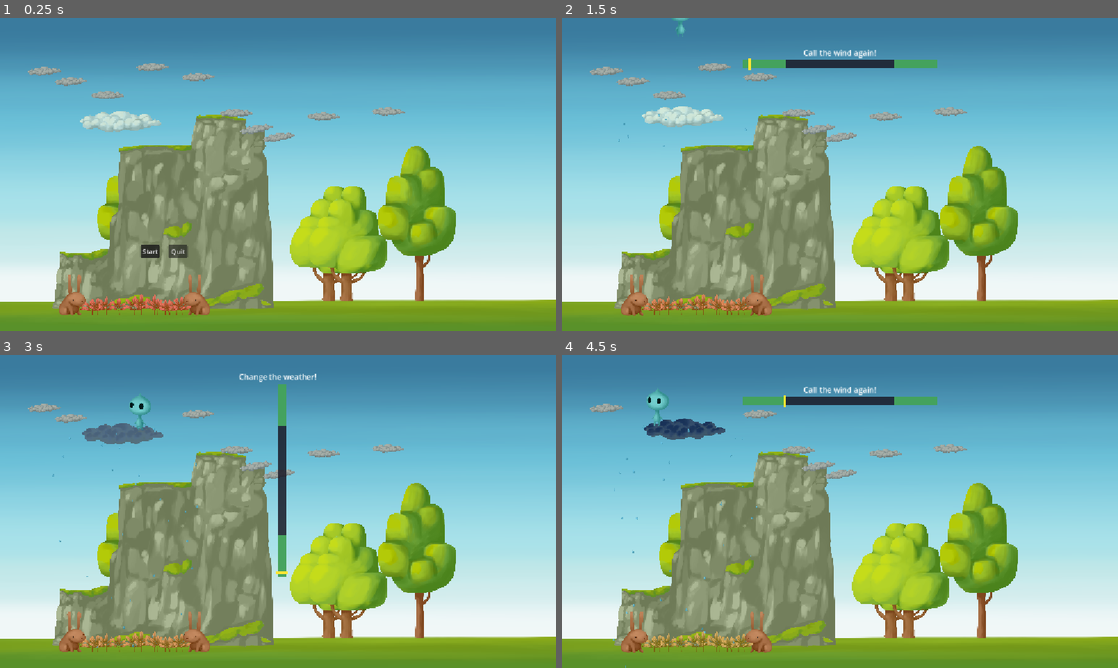
Above: before the commit, frames 1-4 (two rows, left to right).
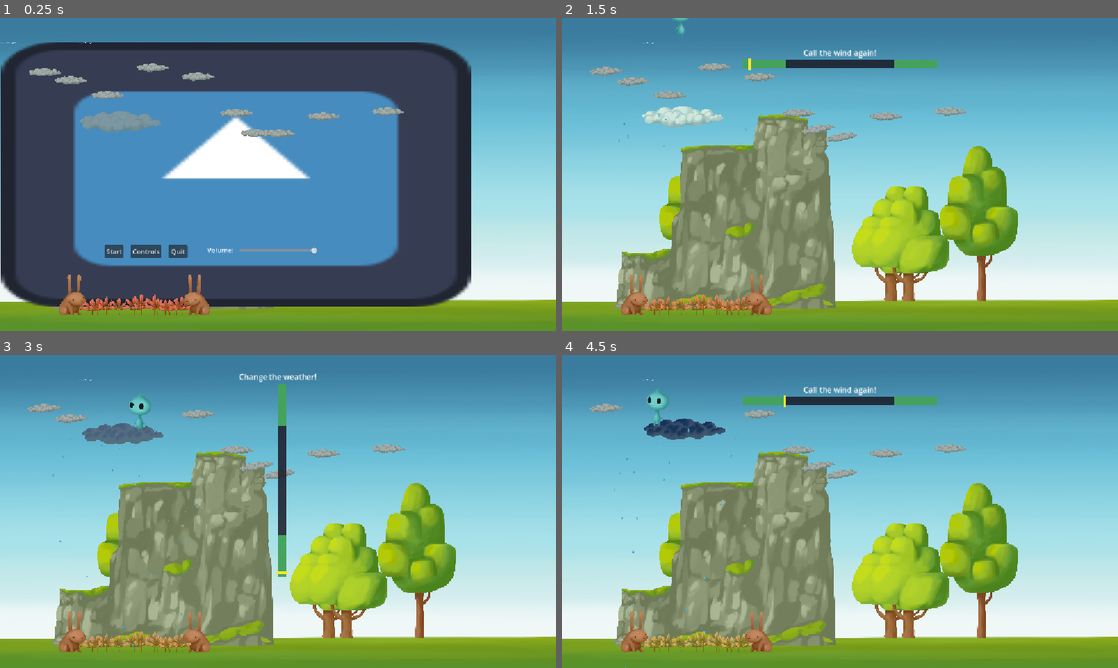
Above: after the commit, the same moments.

Repository: savenger/spirits-of-the-cloud
Game: Godot game, scene res://main.tscn
The game is run twice, just before and just after one commit, with the same random seed, the same clock (stepped at 60 frames per second) and the same inputs. The engine's default icon, where the game draws it, is replaced by a stand-in: a white triangle on a blue panel in a dark square.
Inputs:
- Up to frame 1 (0.25 s): no input
- Up to frame 2 (1.5 s): click "Start" at 0.5 s; tap Enter at 1.25 s; hold D (move_right) from 1.28 s (still down); hold Q (call_wind) from 1.28 s (still down)
- Up to frame 3 (3 s): tap Space (jump) at 1.52, 2.27 s; tap Enter at 2, 2.75 s; release Q (call_wind) at 2.03 s; tap E (influence_weather) at 2.1 s; release D (move_right) at 2.78 s; hold A (move_left) from 2.78 s (still down); hold Q (call_wind) from 2.78 s (still down)
- Up to frame 4 (4.5 s): keep holding A (move_left); tap Enter at 3.5, 4.25 s; release Q (call_wind) at 3.53 s; tap E (influence_weather) at 3.6 s; tap Space (jump) at 3.77 s; hold Q (call_wind) from 4.28 s (still down)

The runs differ from the first frame. In frame 1, 69% of the frame differs, in the area x 0-85%, y 7-96%; in frame 2, 0.1%; in frame 3, 0.1%; in frame 4, 0.1%.

Commit message:
prepared audio and added controls menu

Diff:
--- a/HUD/HUD.tscn
+++ b/HUD/HUD.tscn
@@ -7,3 +7,19 @@
 anchor_bottom = 1.0
 grow_horizontal = 2
 grow_vertical = 2
+
+[node name="lblPlayer1" type="Label" parent="." unique_id=1463324936]
+layout_mode = 0
+offset_left = 14.0
+offset_top = 8.0
+offset_right = 189.0
+offset_bottom = 31.0
+text = "Player 1: Press any key"
+
+[node name="lblPlayer2" type="Label" parent="." unique_id=148530682]
+layout_mode = 0
+offset_left = 964.0
+offset_top = 9.0
+offset_right = 1139.0
+offset_bottom = 32.0
+text = "Player 2: Press any key"
--- a/Menu/mainmenu.gd
+++ b/Menu/mainmenu.gd
@@ -2,13 +2,33 @@
 
 signal game_start
 
+var bus = AudioServer.get_bus_index("Master")
+
+func _ready() -> void:
+	get_tree().paused = true
+
 func hide_all_menus():
 	$MenuContainer.visible = false
+	$ControlsContainer.visible = false
 
 func _on_btn_start_pressed() -> void:
+	get_tree().paused = false
 	hide_all_menus()
 	game_start.emit()
 
 
 func _on_btn_quit_pressed() -> void:
 	get_tree().quit()
+
+
+func _on_slider_volume_value_changed(value: float) -> void:
+	AudioServer.set_bus_volume_db(bus, linear_to_db(value))
+
+
+func _on_btn_controls_pressed() -> void:
+	hide_all_menus()
+	$ControlsContainer.visible = true
+
+func _on_btn_close_controls_pressed() -> void:
+	hide_all_menus()
+	$MenuContainer.visible = true
--- a/Menu/mainmenu.tscn
+++ b/Menu/mainmenu.tscn
@@ -1,8 +1,10 @@
 [gd_scene format=3 uid="uid://ccwp5tc8ru2t0"]
 
 [ext_resource type="Script" uid="uid://mkravfrlsrwe" path="res://Menu/mainmenu.gd" id="1_ht6lu"]
+[ext_resource type="Texture2D" uid="uid://4ogd1am32iys" path="res://icon.svg" id="2_n03x5"]
 
 [node name="Mainmenu" type="Control" unique_id=216117690]
+process_mode = 3
 layout_mode = 3
 anchors_preset = 15
 anchor_right = 1.0
@@ -16,21 +18,26 @@
 offset_right = 40.0
 offset_bottom = 40.0
 
+[node name="Sprite2D" type="Sprite2D" parent="MenuContainer" unique_id=1867769366]
+position = Vector2(575.5, 325)
+scale = Vector2(8.9609375, 5.046875)
+texture = ExtResource("2_n03x5")
+
 [node name="btnStart" type="Button" parent="MenuContainer" unique_id=408462333]
 layout_mode = 0
-offset_left = 343.0
+offset_left = 255.0
 offset_top = 497.0
-offset_right = 389.0
+offset_right = 301.0
 offset_bottom = 528.0
 text = "Start"
 
 [node name="btnControls" type="Button" parent="MenuContainer" unique_id=81503380]
 layout_mode = 0
-offset_left = 343.0
+offset_left = 319.0
 offset_top = 497.0
-offset_right = 389.0
+offset_right = 393.0
 offset_bottom = 528.0
-text = "Start"
+text = "Controls"
 
 [node name="btnQuit" type="Button" parent="MenuContainer" unique_id=732912980]
 layout_mode = 0
@@ -40,6 +47,45 @@
 offset_bottom = 528.0
 text = "Quit"
 
+[node name="lblVolume" type="Label" parent="MenuContainer" unique_id=1976357765]
+layout_mode = 0
+offset_left = 505.0
+offset_top = 497.0
+offset_right = 569.0
+offset_bottom = 520.0
+text = "Volume:"
+
+[node name="sliderVolume" type="HSlider" parent="MenuContainer" unique_id=2055507024]
+layout_mode = 0
+offset_left = 583.0
+offset_top = 500.0
+offset_right = 774.0
+offset_bottom = 521.0
+max_value = 1.0
+step = 0.1
+value = 1.0
+
+[node name="ControlsContainer" type="Control" parent="." unique_id=1419368512]
+visible = false
+anchors_preset = 0
+offset_right = 40.0
+offset_bottom = 40.0
+
+[node name="Sprite2D" type="Sprite2D" parent="ControlsContainer" unique_id=1805295842]
+position = Vector2(576, 324)
+scale = Vector2(9, 5.0625)
+texture = ExtResource("2_n03x5")
+
+[node name="btnCloseControls" type="Button" parent="ControlsContainer" unique_id=1640422700]
+layout_mode = 0
+offset_left = 410.0
+offset_top = 497.0
+offset_right = 460.0
+offset_bottom = 528.0
+text = "Close"
+
 [connection signal="pressed" from="MenuContainer/btnStart" to="." method="_on_btn_start_pressed"]
-[connection signal="pressed" from="MenuContainer/btnControls" to="." method="_on_btn_start_pressed"]
+[connection signal="pressed" from="MenuContainer/btnControls" to="." method="_on_btn_controls_pressed"]
 [connection signal="pressed" from="MenuContainer/btnQuit" to="." method="_on_btn_quit_pressed"]
+[connection signal="value_changed" from="MenuContainer/sliderVolume" to="." method="_on_slider_volume_value_changed"]
+[connection signal="pressed" from="ControlsContainer/btnCloseControls" to="." method="_on_btn_close_controls_pressed"]
--- a/Player/cloud.tscn
+++ b/Player/cloud.tscn
@@ -57,3 +57,4 @@
 process_material = SubResource("ParticleProcessMaterial_rain")
 
 [node name="AudioStreamPlayer2D" type="AudioStreamPlayer2D" parent="." unique_id=618066730]
+bus = &"Sound"
--- /dev/null
+++ b/default_bus_layout.tres
@@ -0,0 +1,15 @@
+[gd_resource type="AudioBusLayout" format=3 uid="uid://b5qlcv2glvbhx"]
+
+[resource]
+bus/1/name = &"Music"
+bus/1/solo = false
+bus/1/mute = false
+bus/1/bypass_fx = false
+bus/1/volume_db = -15.204631
+bus/1/send = &"Master"
+bus/2/name = &"Sound"
+bus/2/solo = false
+bus/2/mute = false
+bus/2/bypass_fx = false
+bus/2/volume_db = 0.0
+bus/2/send = &"Master"
--- a/main.gd
+++ b/main.gd
@@ -37,6 +37,7 @@
 		player_1.can_influence_weather = true
 		player_1.show()
 		player_1.set_physics_process(true)
+		$Hud/lblPlayer1.visible = false
 
 	elif player_id == 2:
 		player_2.spirit_type = 1
@@ -45,3 +46,4 @@
 		player_2.can_influence_weather = false
 		player_2.show()
 		player_2.set_physics_process(true)
+		$Hud/lblPlayer1.visible = false
--- a/main.tscn
+++ b/main.tscn
@@ -3,6 +3,7 @@
 [ext_resource type="Script" uid="uid://he53ygsy61je" path="res://Player/input_manager.gd" id="1_h2yge"]
 [ext_resource type="PackedScene" uid="uid://dq4aku381bquw" path="res://Level/level.tscn" id="1_ig7tw"]
 [ext_resource type="Script" uid="uid://druyadssgpdlm" path="res://main.gd" id="1_main"]
+[ext_resource type="PackedScene" uid="uid://trdjw1yv6cwm" path="res://HUD/HUD.tscn" id="3_4c57u"]
 [ext_resource type="PackedScene" uid="uid://ctwftfrjo6c2q" path="res://Player/player.tscn" id="3_h2yge"]
 [ext_resource type="Script" uid="uid://b6pij2ahwbedv" path="res://Player/camera_2d.gd" id="5_7mycd"]
 [ext_resource type="Texture2D" uid="uid://c15xxpcit5la0" path="res://Assets/Sky.png" id="5_lquwl"]
@@ -15,6 +16,8 @@
 
 [node name="Mainmenu" parent="." unique_id=216117690 instance=ExtResource("8_5vw27")]
 scale = Vector2(5, 5)
+
+[node name="Hud" parent="." unique_id=687065915 instance=ExtResource("3_4c57u")]
 
 [node name="InputManager" type="Node" parent="." unique_id=1403941348]
 script = ExtResource("1_h2yge")
